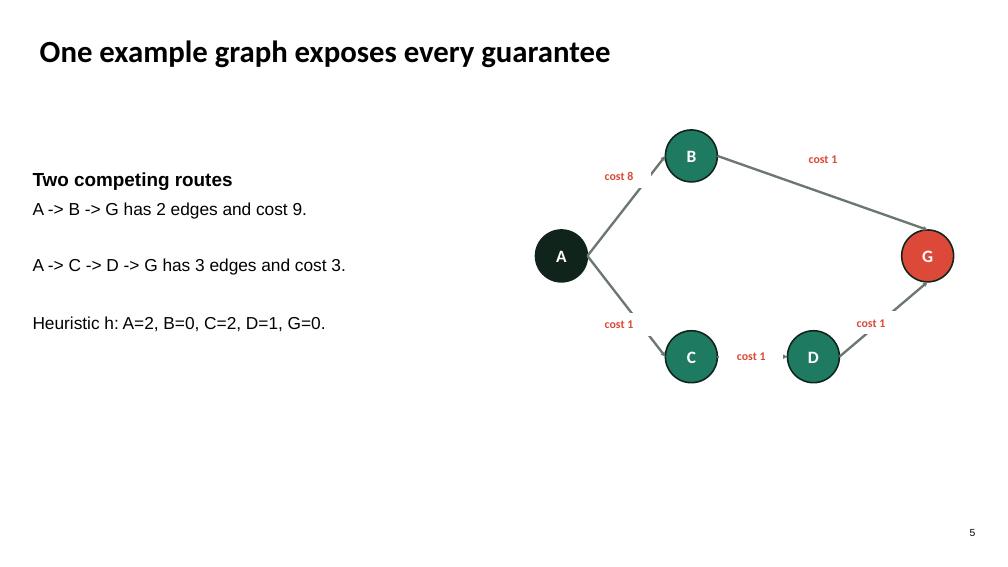
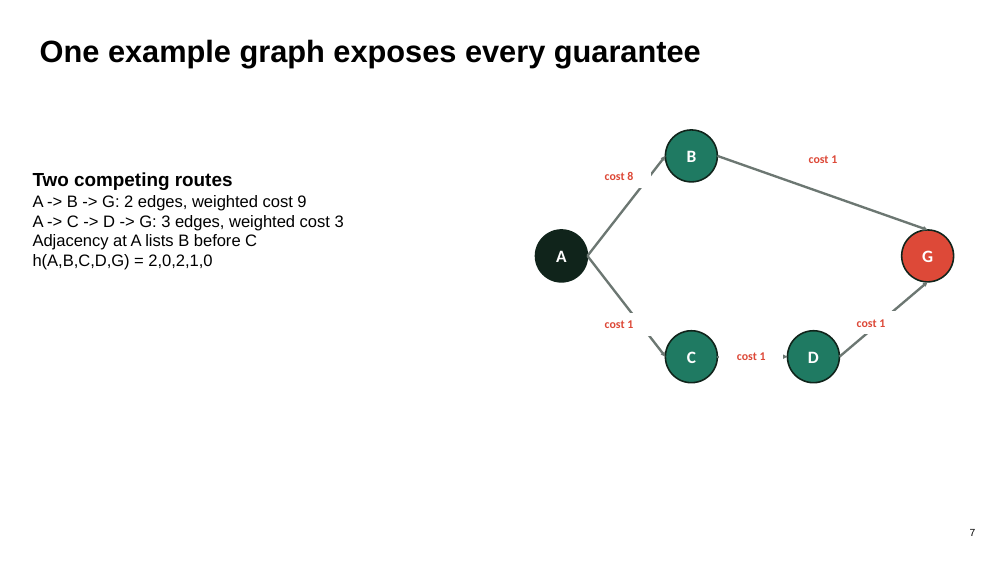
Before and after one commit to Group-1-Lab-AI101/lab-1, a slide deck: slide 7 of output/presentation/1 - Slide.pptx (slide 5 before the commit). Drawn at 1008x567 pixels with LibreOffice and Linux fonts; fonts in the diff are those of the drawing. Boxes give left, top, right and bottom in pixels: in the first picture for what was removed or moved away, otherwise in the second. Text is boxed around its words. In the diff, an @@ line names an element or a change of style, - is before the commit and + after.

```diff
--- a/output/presentation/1 - Slide.pptx
+++ b/output/presentation/1 - Slide.pptx
@@ text "One example graph exposes every ..." at (x1=40, y1=39, x2=701, y2=68): font Calibri to Arial @@
@@ text at (x1=33, y1=195, x2=344, y2=270): text changed; size 16.5 to 15.8 pt @@
-A -> B -> G has 2 edges and cost 9.
-A -> C -> D -> G has 3 edges and cost 3.
-Heuristic h: A=2, B=0, C=2, D=1, G=0.
+A -> B -> G: 2 edges, weighted cost 9
+A -> C -> D -> G: 3 edges, weighted cost 3
+Adjacency at A lists B before C
+h(A,B,C,D,G) = 2,0,2,1,0
@@ text at (x1=970, y1=529, x2=976, y2=536): text changed @@
-5
+7
```
Also in this commit, not shown: 13 other slides changed, 6 slides added, 1 slide removed, 2 other files.
